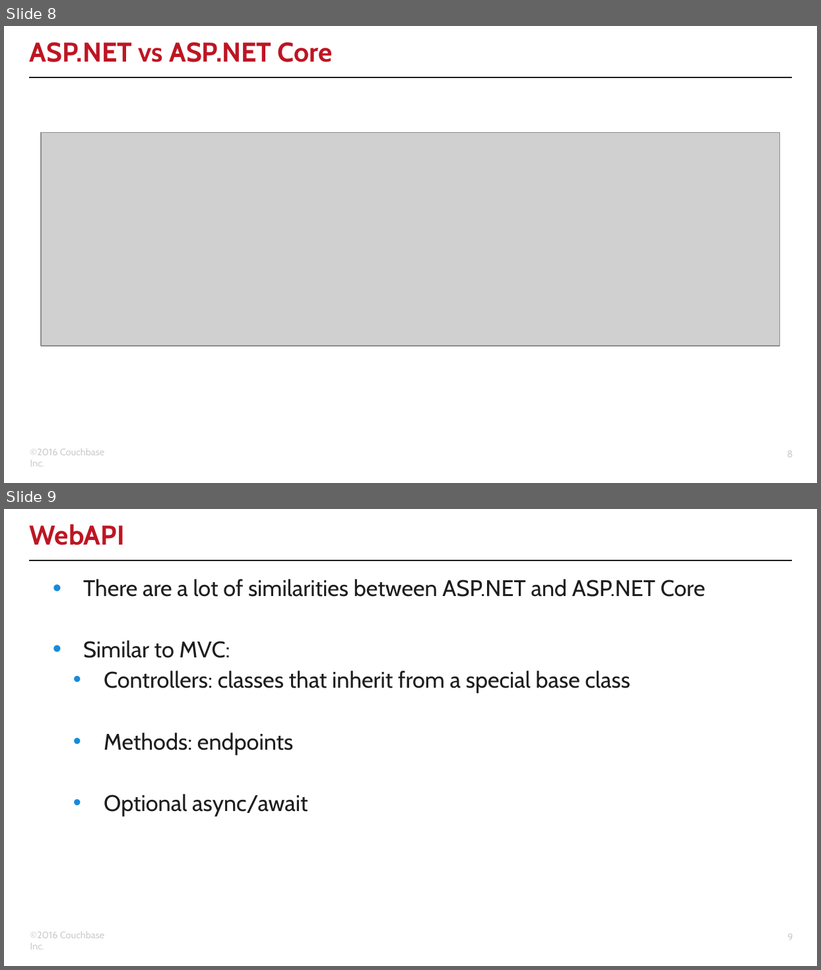
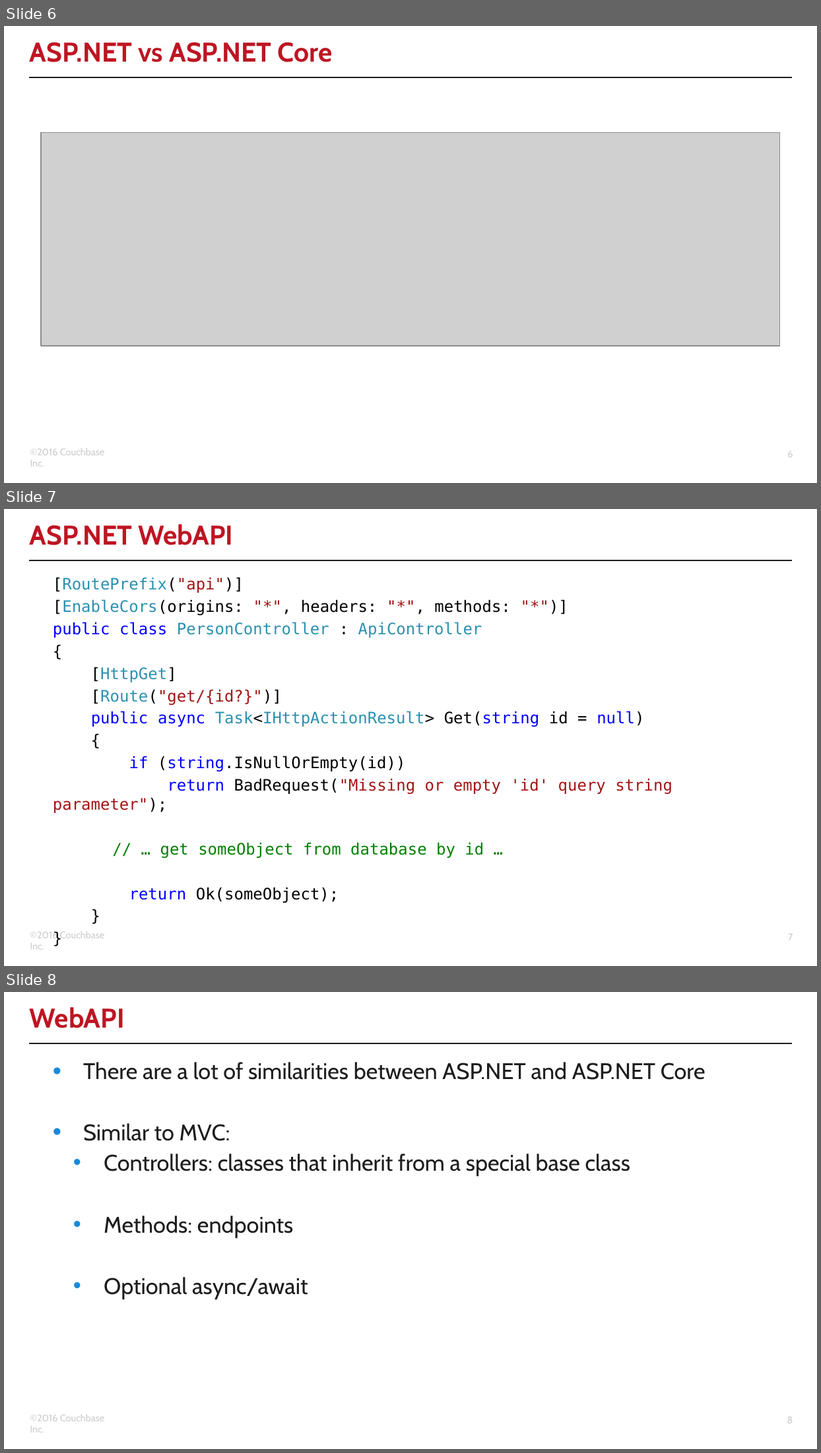
Before and after one commit to couchbaselabs/aspnet-nosql-workshop, a slide deck: 03/03.pptx. Shown one above the other, each under a label of ours: slides 8 and 9 before the commit, slides 6, 7 and 8 after it. The pictures are 821x970 and 821x1453 pixels, drawn with LibreOffice and Linux fonts; fonts in the diff are those of the drawing; grey boxes stand for pictures; background and template pictures are left out. Boxes give left, top, right and bottom in pixels: in the first picture for what was removed or moved away, otherwise in the second. Text is boxed around its words. In the diff, an @@ line names an element or a change of style, - is before the commit and + after.

```diff
--- a/03/03.pptx
+++ b/03/03.pptx
@@ slide 7 added at <box>4,509,817,966</box>, background #FFFFFF; not listed: 3 template elements that a slide beside it also shows @@
@@ title added at <box>30,524,234,545</box>, 24 pt, text #BE1523, bold @@
+ASP.NET WebAPI
@@ text added at <box>53,577,673,858</box>, 14 pt, text #000000 @@
+[RoutePrefix("api")]
+[EnableCors(origins: "*", headers: "*", methods: "*")]
+public class PersonController : ApiController
+{
+[HttpGet]
+[Route("get/{id?}")]
+public async Task<IHttpActionResult> Get(string id = null)
+{
+if (string.IsNullOrEmpty(id))
+return BadRequest("Missing or empty 'id' query string parameter");
+// … get someObject from database by id …
+return Ok(someObject);
+}
+}
@@ what was slide 8 is now slide 6 @@
@@ what was slide 9 is now slide 8 @@
@@ page number at <box>787,1417,793,1424</box>: text changed @@
-9
+8
```
Also in this commit, not shown: 1 slide changed, 4 slides removed, 10 other files.
